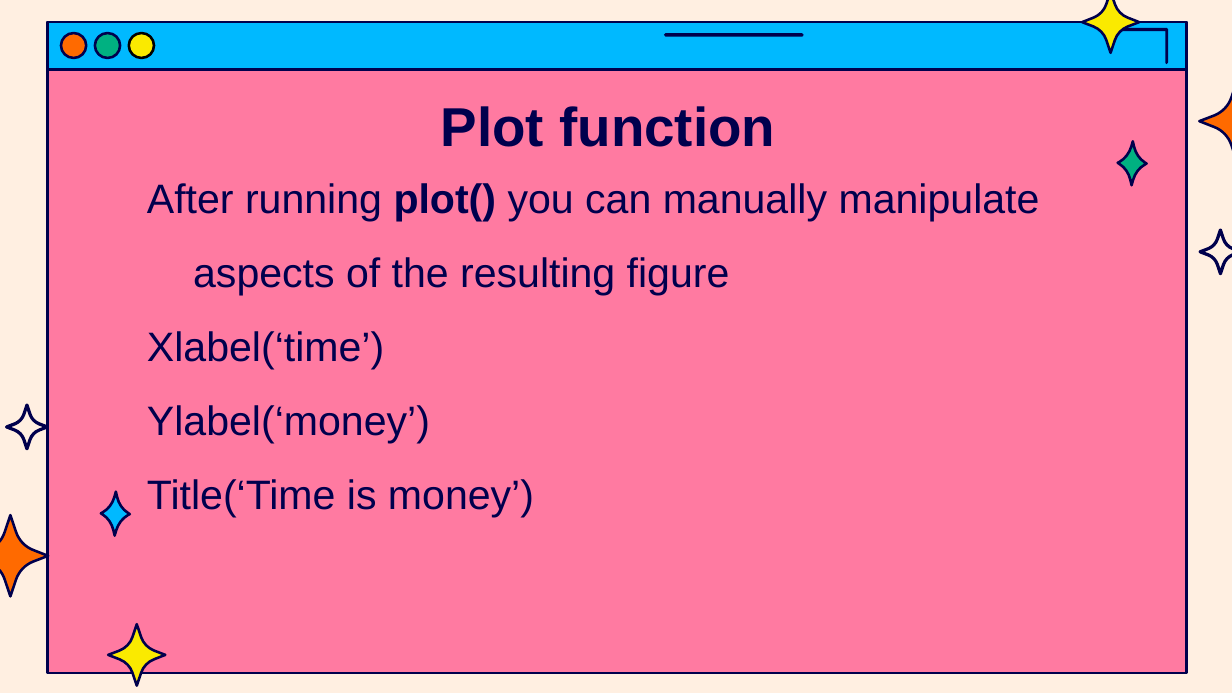
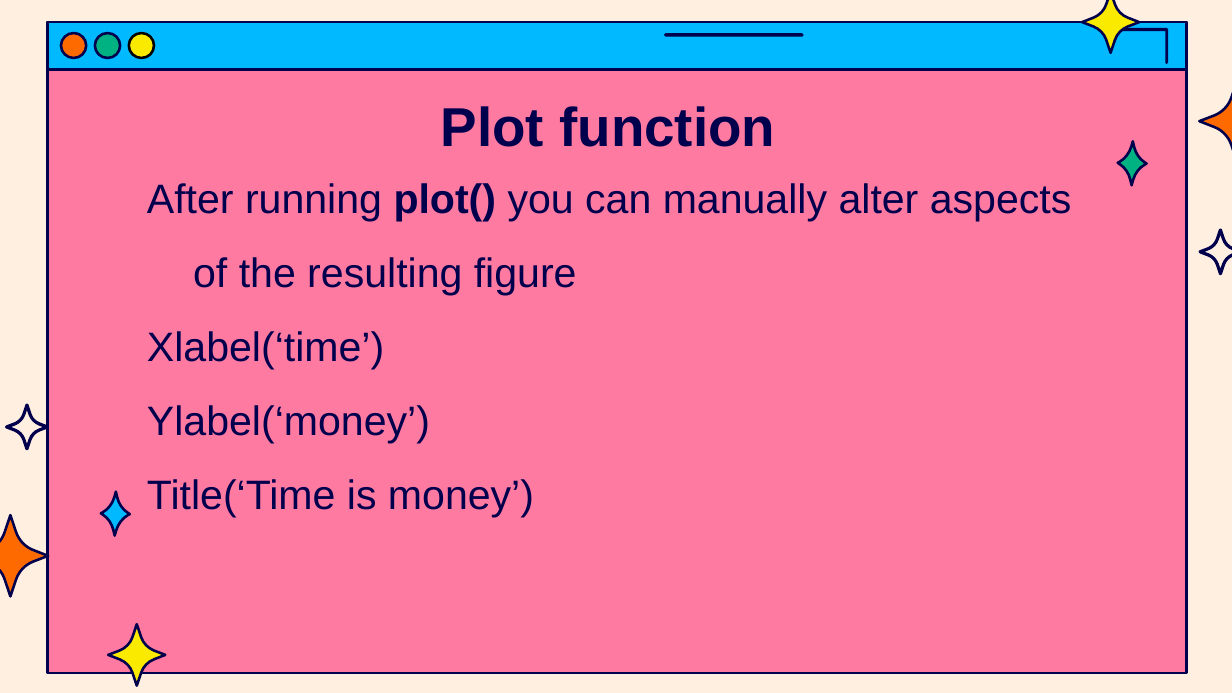
Before and after one commit to jasondsc/MATDRAB2MATFAB, a slide deck: slide 8 of slides/MATLAB_class_4.pptx (slide 5 before the commit). Drawn at 1232x693 pixels with LibreOffice and Linux fonts; fonts in the diff are those of the drawing. Boxes give left, top, right and bottom in pixels: in the first picture for what was removed or moved away, otherwise in the second. Text is boxed around its words. In the diff, an @@ line names an element or a change of style, - is before the commit and + after.

```diff
--- a/slides/MATLAB_class_4.pptx
+++ b/slides/MATLAB_class_4.pptx
@@ text at <box>147,183,1072,295</box>: text changed @@
-After running plot() you can manually manipulate aspects of the resulting figure
+After running plot() you can manually alter aspects of the resulting figure
```
Also in this commit, not shown: 8 other slides changed, 3 slides added, 4 other files.
